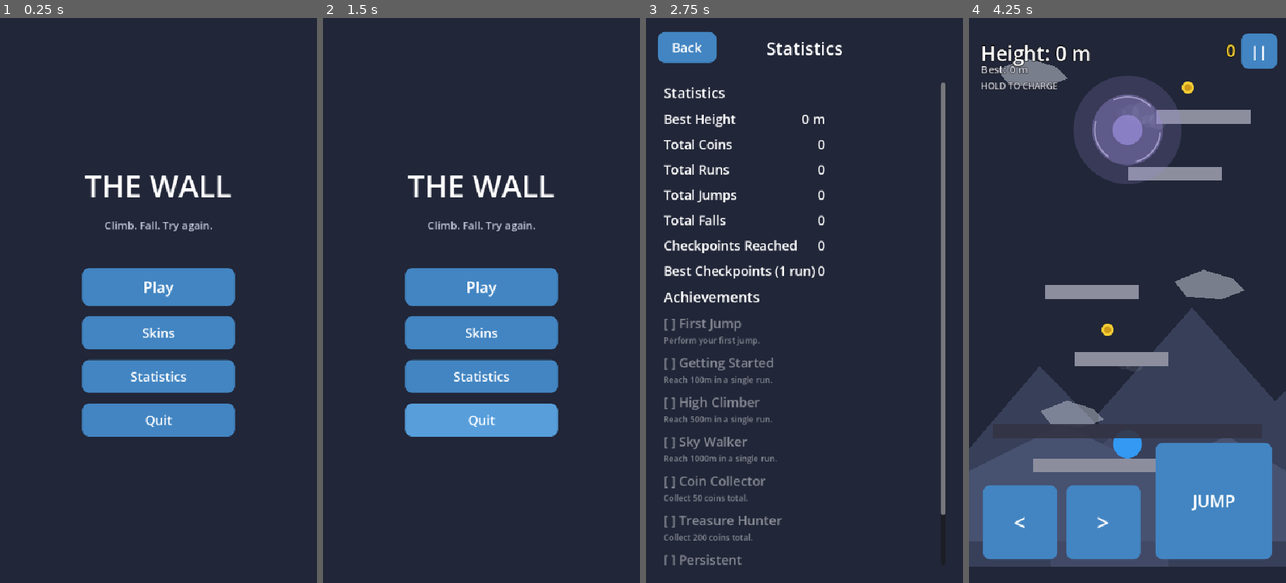
Above: before the commit, frames 1-4 (left to right).
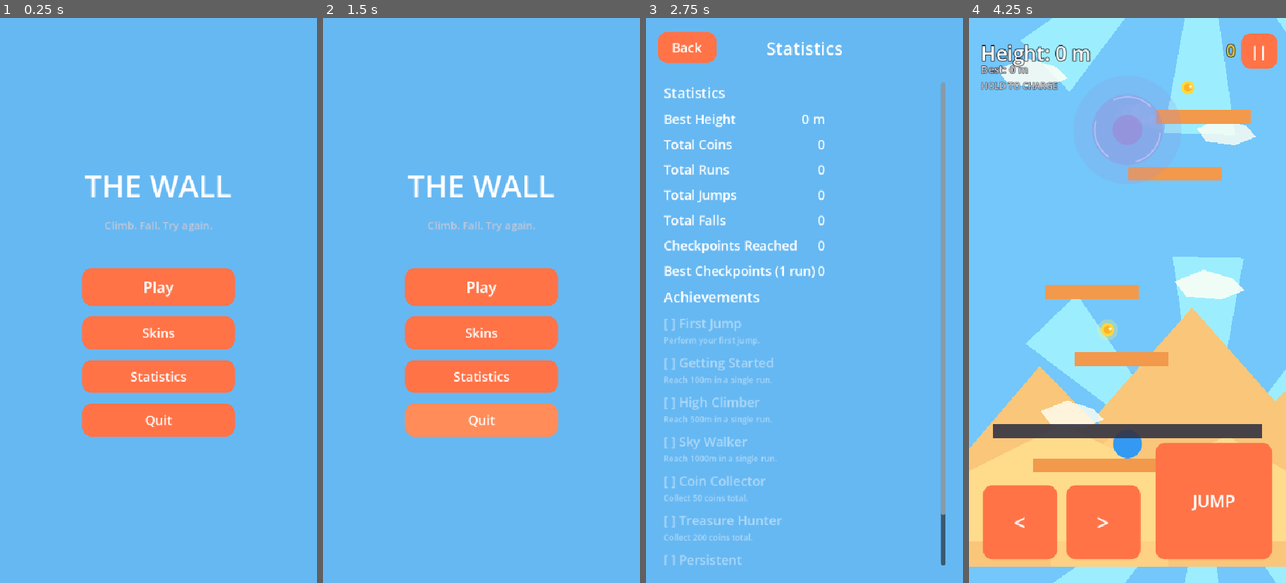
Above: after the commit, the same moments.

Repository: KEVIN-NGUYENDAD/TheWall
Game: Godot game, scene res://scenes/ui/MainMenu.tscn
Two runs of this game, one before a commit and one after it. Both use one fixed random seed, a clock stepped at 60 frames per second and the inputs below.
Inputs:
- Up to frame 1 (0.25 s): no input
- Up to frame 2 (1.5 s): click "Skins" at 0.5 s; click "Back" at 1.25 s
- Up to frame 3 (2.75 s): click "Statistics" at 2 s
- Up to frame 4 (4.25 s): click "Back" at 2.75 s; click "Play" at 3.5 s

The runs differ from the first frame. In frame 1, 99% of the frame differs, in the area x 0-100%, y 0-100%; in frame 2, 99%; in frame 3, 99%; in frame 4, 97%.

Commit message:
Visual atmosphere polish

Diff:
--- a/project.godot
+++ b/project.godot
@@ -61,4 +61,4 @@
 
 rendering_device/driver.windows="d3d12"
 anti_aliasing/quality/msaa_2d=2
-environment/defaults/default_clear_color=Color(0.13, 0.15, 0.22, 1)
+environment/defaults/default_clear_color=Color(0.45, 0.78, 0.98, 1)
--- a/scenes/ui/MainMenu.tscn
+++ b/scenes/ui/MainMenu.tscn
@@ -14,7 +14,7 @@
 anchor_top = 0.0
 anchor_right = 1.0
 anchor_bottom = 1.0
-color = Color(0.13, 0.15, 0.22, 1)
+color = Color(0.4, 0.72, 0.95, 1)
 
 [node name="CenterContainer" type="CenterContainer" parent="."]
 anchor_left = 0.0
--- a/scenes/ui/SkinsScreen.tscn
+++ b/scenes/ui/SkinsScreen.tscn
@@ -14,7 +14,7 @@
 anchor_top = 0.0
 anchor_right = 1.0
 anchor_bottom = 1.0
-color = Color(0.13, 0.15, 0.22, 1)
+color = Color(0.4, 0.72, 0.95, 1)
 
 [node name="TitleLabel" type="Label" parent="."]
 anchor_left = 0.0
--- a/scenes/ui/StatsScreen.tscn
+++ b/scenes/ui/StatsScreen.tscn
@@ -14,7 +14,7 @@
 anchor_top = 0.0
 anchor_right = 1.0
 anchor_bottom = 1.0
-color = Color(0.13, 0.15, 0.22, 1)
+color = Color(0.4, 0.72, 0.95, 1)
 
 [node name="TitleLabel" type="Label" parent="."]
 anchor_left = 0.0
--- a/scenes/ui/theme.tres
+++ b/scenes/ui/theme.tres
@@ -5,47 +5,47 @@
 content_margin_top = 8.0
 content_margin_right = 16.0
 content_margin_bottom = 8.0
-bg_color = Color(0.26, 0.27, 0.32, 1)
-corner_radius_top_left = 12
-corner_radius_top_right = 12
-corner_radius_bottom_right = 12
-corner_radius_bottom_left = 12
+bg_color = Color(0.55, 0.55, 0.58, 1)
+corner_radius_top_left = 16
+corner_radius_top_right = 16
+corner_radius_bottom_right = 16
+corner_radius_bottom_left = 16
 
 [sub_resource type="StyleBoxFlat" id="StyleBoxFlat_2"]
 content_margin_left = 16.0
 content_margin_top = 8.0
 content_margin_right = 16.0
 content_margin_bottom = 8.0
-bg_color = Color(0.34, 0.62, 0.86, 1)
-corner_radius_top_left = 12
-corner_radius_top_right = 12
-corner_radius_bottom_right = 12
-corner_radius_bottom_left = 12
+bg_color = Color(1.0, 0.55, 0.35, 1)
+corner_radius_top_left = 16
+corner_radius_top_right = 16
+corner_radius_bottom_right = 16
+corner_radius_bottom_left = 16
 
 [sub_resource type="StyleBoxFlat" id="StyleBoxFlat_1"]
 content_margin_left = 16.0
 content_margin_top = 8.0
 content_margin_right = 16.0
 content_margin_bottom = 8.0
-bg_color = Color(0.26, 0.52, 0.76, 1)
-corner_radius_top_left = 12
-corner_radius_top_right = 12
-corner_radius_bottom_right = 12
-corner_radius_bottom_left = 12
+bg_color = Color(1.0, 0.45, 0.28, 1)
+corner_radius_top_left = 16
+corner_radius_top_right = 16
+corner_radius_bottom_right = 16
+corner_radius_bottom_left = 16
 
 [sub_resource type="StyleBoxFlat" id="StyleBoxFlat_3"]
 content_margin_left = 16.0
 content_margin_top = 8.0
 content_margin_right = 16.0
 content_margin_bottom = 8.0
-bg_color = Color(0.18, 0.38, 0.56, 1)
-corner_radius_top_left = 12
-corner_radius_top_right = 12
-corner_radius_bottom_right = 12
-corner_radius_bottom_left = 12
+bg_color = Color(0.8, 0.32, 0.18, 1)
+corner_radius_top_left = 16
+corner_radius_top_right = 16
+corner_radius_bottom_right = 16
+corner_radius_bottom_left = 16
 
 [sub_resource type="StyleBoxFlat" id="StyleBoxFlat_5"]
-bg_color = Color(0.16, 0.16, 0.21, 0.95)
+bg_color = Color(0.22, 0.16, 0.24, 0.92)
 corner_radius_top_left = 20
 corner_radius_top_right = 20
 corner_radius_bottom_right = 20
--- a/scenes/world/Checkpoint.tscn
+++ b/scenes/world/Checkpoint.tscn
@@ -12,18 +12,18 @@
 shape = SubResource("RectangleShape2D_1")
 
 [node name="PolePolygon" type="Polygon2D" parent="."]
-color = Color(0.7, 0.7, 0.76, 1)
+color = Color(0.95, 0.35, 0.3, 1)
 antialiased = true
 polygon = PackedVector2Array(-4, -60, 4, -60, 4, 20, -4, 20)
 
 [node name="FlagPolygon" type="Polygon2D" parent="."]
-color = Color(0.85, 0.85, 0.9, 1)
+color = Color(1.0, 0.75, 0.2, 1)
 antialiased = true
-polygon = PackedVector2Array(4, -60, 44, -46, 4, -32)
+polygon = PackedVector2Array(4, -60, 46, -46, 4, -32)
 
 [node name="Glow" type="Polygon2D" parent="."]
 visible = false
-position = Vector2(24, -46)
-color = Color(0.4, 0.95, 0.5, 0.5)
+position = Vector2(25, -46)
+color = Color(0.4, 0.95, 0.5, 0.6)
 antialiased = true
-polygon = PackedVector2Array(16, 0, 11, 11, 0, 16, -11, 11, -16, 0, -11, -11, 0, -16, 11, -11)
+polygon = PackedVector2Array(18, 0, 13, 13, 0, 18, -13, 13, -18, 0, -13, -13, 0, -18, 13, -13)
--- a/scenes/world/CollapsingPlatform.tscn
+++ b/scenes/world/CollapsingPlatform.tscn
@@ -15,7 +15,7 @@
 shape = SubResource("RectangleShape2D_1")
 
 [node name="Polygon2D" type="Polygon2D" parent="."]
-color = Color(0.6, 0.45, 0.35, 1)
+color = Color(1.0, 0.55, 0.2, 1)
 antialiased = true
 polygon = PackedVector2Array(-80, -12, 80, -12, 80, 12, -80, 12)
 
--- a/scenes/world/FakePlatform.tscn
+++ b/scenes/world/FakePlatform.tscn
@@ -3,6 +3,6 @@
 [node name="FakePlatform" type="Node2D"]
 
 [node name="Polygon2D" type="Polygon2D" parent="."]
-color = Color(0.55, 0.56, 0.62, 1)
+color = Color(0.95, 0.6, 0.3, 1)
 antialiased = true
 polygon = PackedVector2Array(-80, -12, 80, -12, 80, 12, -80, 12)
--- a/scenes/world/Main.tscn
+++ b/scenes/world/Main.tscn
@@ -8,6 +8,7 @@
 [ext_resource type="PackedScene" path="res://scenes/world/ShapeAbove.tscn" id="6"]
 [ext_resource type="PackedScene" path="res://scenes/ui/MemoryOverlay.tscn" id="7"]
 [ext_resource type="PackedScene" path="res://scenes/world/WindLayer.tscn" id="8"]
+[ext_resource type="PackedScene" path="res://scenes/world/SunRays.tscn" id="9"]
 
 [node name="Main" type="Node2D"]
 script = ExtResource("1")
@@ -18,33 +19,36 @@
 motion_scale = Vector2(0.2, 0.2)
 motion_mirroring = Vector2(0, 960)
 
+[node name="SunRays" parent="ParallaxBackground/Far" instance=ExtResource("9")]
+position = Vector2(400, -150)
+
 [node name="Mountain1" type="Polygon2D" parent="ParallaxBackground/Far"]
-color = Color(0.22, 0.25, 0.35, 1)
+color = Color(0.98, 0.78, 0.48, 1)
 antialiased = true
 polygon = PackedVector2Array(0, 960, 0, 760, 120, 620, 260, 760, 260, 960)
 
 [node name="Mountain2" type="Polygon2D" parent="ParallaxBackground/Far"]
-color = Color(0.22, 0.25, 0.35, 1)
+color = Color(0.98, 0.78, 0.48, 1)
 antialiased = true
 polygon = PackedVector2Array(220, 960, 220, 700, 380, 520, 540, 700, 540, 960)
 
 [node name="Mountain3" type="Polygon2D" parent="ParallaxBackground/Far"]
-color = Color(0.22, 0.25, 0.35, 1)
+color = Color(0.98, 0.78, 0.48, 1)
 antialiased = true
 polygon = PackedVector2Array(420, 960, 420, 780, 540, 660, 540, 960)
 
 [node name="Mountain4" type="Polygon2D" parent="ParallaxBackground/Far"]
-color = Color(0.26, 0.29, 0.4, 1)
+color = Color(1.0, 0.82, 0.52, 1)
 antialiased = true
 polygon = PackedVector2Array(140, 960, 140, 840, 240, 740, 340, 840, 340, 960)
 
 [node name="Silhouette1" type="Polygon2D" parent="ParallaxBackground/Far"]
-color = Color(0.08, 0.08, 0.12, 0.3)
+color = Color(0.75, 0.55, 0.35, 0.35)
 antialiased = true
 polygon = PackedVector2Array(90, 900, 88, 860, 92, 840, 98, 840, 102, 860, 100, 900)
 
 [node name="Silhouette2" type="Polygon2D" parent="ParallaxBackground/Far"]
-color = Color(0.08, 0.08, 0.12, 0.25)
+color = Color(0.75, 0.55, 0.35, 0.3)
 antialiased = true
 polygon = PackedVector2Array(430, 910, 428, 875, 433, 858, 439, 858, 444, 875, 442, 910)
 
@@ -53,12 +57,12 @@
 motion_mirroring = Vector2(0, 960)
 
 [node name="Hill1" type="Polygon2D" parent="ParallaxBackground/Mid"]
-color = Color(0.28, 0.32, 0.44, 1)
+color = Color(1.0, 0.86, 0.55, 1)
 antialiased = true
 polygon = PackedVector2Array(0, 960, 0, 840, 160, 760, 320, 840, 320, 960)
 
 [node name="Hill2" type="Polygon2D" parent="ParallaxBackground/Mid"]
-color = Color(0.28, 0.32, 0.44, 1)
+color = Color(1.0, 0.86, 0.55, 1)
 antialiased = true
 polygon = PackedVector2Array(260, 960, 260, 860, 440, 780, 540, 840, 540, 960)
 
@@ -67,19 +71,24 @@
 motion_mirroring = Vector2(0, 960)
 
 [node name="Cloud1" type="Polygon2D" parent="ParallaxBackground/Near"]
-color = Color(0.9, 0.92, 0.96, 0.45)
+color = Color(1.0, 1.0, 0.96, 0.85)
 antialiased = true
 polygon = PackedVector2Array(40, 200, 90, 180, 140, 195, 160, 215, 120, 230, 60, 225)
 
 [node name="Cloud2" type="Polygon2D" parent="ParallaxBackground/Near"]
-color = Color(0.9, 0.92, 0.96, 0.45)
+color = Color(1.0, 1.0, 0.96, 0.85)
 antialiased = true
 polygon = PackedVector2Array(320, 560, 370, 540, 420, 555, 440, 575, 400, 590, 340, 585)
 
 [node name="Cloud3" type="Polygon2D" parent="ParallaxBackground/Near"]
-color = Color(0.9, 0.92, 0.96, 0.4)
+color = Color(1.0, 1.0, 0.96, 0.8)
 antialiased = true
 polygon = PackedVector2Array(160, 780, 205, 762, 250, 776, 268, 794, 232, 808, 178, 803)
+
+[node name="Cloud4" type="Polygon2D" parent="ParallaxBackground/Near"]
+color = Color(1.0, 1.0, 0.96, 0.8)
+antialiased = true
+polygon = PackedVector2Array(380, 300, 420, 282, 465, 296, 480, 314, 445, 328, 395, 322)
 
 [node name="ShapeAbove" parent="." instance=ExtResource("6")]
 
--- a/scenes/world/MovingPlatform.tscn
+++ b/scenes/world/MovingPlatform.tscn
@@ -13,6 +13,6 @@
 shape = SubResource("RectangleShape2D_1")
 
 [node name="Polygon2D" type="Polygon2D" parent="."]
-color = Color(0.35, 0.5, 0.75, 1)
+color = Color(0.25, 0.85, 0.85, 1)
 antialiased = true
 polygon = PackedVector2Array(-80, -12, 80, -12, 80, 12, -80, 12)
--- a/scenes/world/Platform.tscn
+++ b/scenes/world/Platform.tscn
@@ -9,6 +9,6 @@
 shape = SubResource("RectangleShape2D_1")
 
 [node name="Polygon2D" type="Polygon2D" parent="."]
-color = Color(0.55, 0.56, 0.62, 1)
+color = Color(0.95, 0.6, 0.3, 1)
 antialiased = true
 polygon = PackedVector2Array(-80, -12, 80, -12, 80, 12, -80, 12)
--- /dev/null
+++ b/scenes/world/SunRays.tscn
@@ -0,0 +1,6 @@
+[gd_scene load_steps=2 format=3]
+
+[ext_resource type="Script" path="res://scripts/world/SunRays.gd" id="1"]
+
+[node name="SunRays" type="Node2D"]
+script = ExtResource("1")
--- a/scripts/autoload/AudioManager.gd
+++ b/scripts/autoload/AudioManager.gd
@@ -15,9 +15,9 @@
 		add_child(p)
 		_voices.append(p)
 
-	_cache["jump"] = _make_tone(520.0, 0.12, 0.35)
+	_cache["jump"] = _make_sweep(440.0, 900.0, 0.15, 0.35)
 	_cache["coin"] = _make_tone(1046.0, 0.08, 0.3)
-	_cache["checkpoint"] = _make_chime([523.0, 659.0, 880.0], 0.11, 0.32)
+	_cache["checkpoint"] = _make_chime([523.0, 659.0, 784.0, 1046.5], 0.1, 0.34)
 	_cache["death"] = _make_tone(160.0, 0.35, 0.35)
 	_cache["click"] = _make_tone(740.0, 0.05, 0.25)
 	_cache["unlock"] = _make_chime([523.0, 659.0, 784.0], 0.1, 0.3)
--- a/scripts/autoload/MusicManager.gd
+++ b/scripts/autoload/MusicManager.gd
@@ -161,7 +161,7 @@
 # THE VOID — mysterious, epic, tension. Low dissonant interval, deep driving kick, sudden stings.
 func _make_void_track() -> AudioStreamWAV:
 	var duration: float = 8.0
-	var freqs: Array = [98.00, 103.83, 146.83, 195.99]
+	var freqs: Array = [98.00, 116.54, 146.83, 195.99]
 	var q_freqs: Array = []
 	for f in freqs:
 		q_freqs.append(_quantize_freq(f, duration))
--- a/scripts/world/Checkpoint.gd
+++ b/scripts/world/Checkpoint.gd
@@ -19,20 +19,20 @@
 	if not body.is_in_group("player"):
 		return
 	is_active = true
-	flag_polygon.color = Color(0.3, 0.9, 0.4)
+	flag_polygon.color = Color(0.35, 0.95, 0.45)
 	_celebrate()
 	activated.emit(self)
 
 
 func _celebrate() -> void:
 	var flag_tween: Tween = create_tween()
-	flag_tween.tween_property(flag_polygon, "scale", Vector2(1.6, 1.6), 0.12)
-	flag_tween.tween_property(flag_polygon, "scale", Vector2(1.0, 1.0), 0.25)
+	flag_tween.tween_property(flag_polygon, "scale", Vector2(1.9, 1.9), 0.1)
+	flag_tween.tween_property(flag_polygon, "scale", Vector2(1.0, 1.0), 0.3)
 
 	glow.visible = true
 	glow.scale = Vector2(0.3, 0.3)
 	glow.modulate.a = 1.0
 	var glow_tween: Tween = create_tween()
-	glow_tween.tween_property(glow, "scale", Vector2(5.0, 5.0), 0.45)
-	glow_tween.parallel().tween_property(glow, "modulate:a", 0.0, 0.45)
+	glow_tween.tween_property(glow, "scale", Vector2(7.0, 7.0), 0.5)
+	glow_tween.parallel().tween_property(glow, "modulate:a", 0.0, 0.5)
 	glow_tween.tween_callback(func(): glow.visible = false)
--- a/scripts/world/Coin.gd
+++ b/scripts/world/Coin.gd
@@ -2,9 +2,12 @@
 
 signal collected
 
-const RADIUS: float = 10.0
+const RADIUS: float = 11.0
+const GLOW_COLOR: Color = Color(1.0, 0.95, 0.4, 0.35)
+const SPARKLE_COLOR: Color = Color(1.0, 1.0, 0.9, 1.0)
 
 var is_collected: bool = false
+var _t: float = randf() * TAU
 
 
 func _ready() -> void:
@@ -12,6 +15,7 @@
 
 
 func _process(delta: float) -> void:
+	_t += delta
 	rotation += 3.0 * delta
 	queue_redraw()
 
@@ -25,5 +29,23 @@
 
 
 func _draw() -> void:
-	draw_circle(Vector2.ZERO, RADIUS, Color(0.95, 0.8, 0.2), true, -1.0, true)
-	draw_circle(Vector2.ZERO, RADIUS * 0.55, Color(0.8, 0.6, 0.1), true, -1.0, true)
+	var pulse: float = 0.6 + 0.4 * sin(_t * 4.0)
+	draw_circle(Vector2.ZERO, RADIUS * 2.0 * pulse, Color(GLOW_COLOR.r, GLOW_COLOR.g, GLOW_COLOR.b, GLOW_COLOR.a * pulse), true, -1.0, true)
+
+	draw_circle(Vector2.ZERO, RADIUS, Color(1.0, 0.85, 0.25), true, -1.0, true)
+	draw_circle(Vector2.ZERO, RADIUS * 0.6, Color(1.0, 0.7, 0.15), true, -1.0, true)
+	draw_circle(Vector2(-RADIUS * 0.3, -RADIUS * 0.3), RADIUS * 0.2, Color(1.0, 1.0, 0.85, 0.9), true, -1.0, true)
+
+	for i in range(3):
+		var sparkle_phase: float = fmod(_t * 0.6 + i * 0.9, TAU)
+		if sparkle_phase < 1.2:
+			var s_alpha: float = 1.0 - (sparkle_phase / 1.2)
+			var s_angle: float = i * 2.4
+			var s_dist: float = RADIUS * 1.6
+			var s_pos: Vector2 = Vector2(cos(s_angle), sin(s_angle)) * s_dist
+			_draw_sparkle(s_pos, 4.0 * s_alpha, Color(SPARKLE_COLOR.r, SPARKLE_COLOR.g, SPARKLE_COLOR.b, s_alpha))
+
+
+func _draw_sparkle(pos: Vector2, size: float, color: Color) -> void:
+	draw_line(pos + Vector2(-size, 0), pos + Vector2(size, 0), color, 1.5, true)
+	draw_line(pos + Vector2(0, -size), pos + Vector2(0, size), color, 1.5, true)
--- a/scripts/world/CommonBird.gd
+++ b/scripts/world/CommonBird.gd
@@ -1,9 +1,10 @@
 extends Node2D
 
-const SPEED: float = 80.0
-const BOB_AMOUNT: float = 10.0
+const SPEED: float = 85.0
+const BOB_AMOUNT: float = 12.0
 const LIFETIME: float = 14.0
-const COLOR: Color = Color(0.1, 0.1, 0.13, 0.9)
+const BODY_COLOR: Color = Color(0.25, 0.55, 0.95, 1.0)
+const BELLY_COLOR: Color = Color(1.0, 0.7, 0.25, 1.0)
 
 var direction: float = 1.0
 
@@ -30,22 +31,25 @@
 
 func _draw() -> void:
 	var flap: float = sin(_t)
-	var lift: float = flap * 7.0
+	var lift: float = flap * 11.0
 
-	# body: small filled teardrop with a short tail and beak for a clear front/back
+	# body: bright rounded teardrop with a warm belly patch and a clear beak/tail for orientation
 	var body: PackedVector2Array = PackedVector2Array([
-		Vector2(6, 0), Vector2(3, -3), Vector2(-2, -2.5), Vector2(-7, 0),
-		Vector2(-2, 2.5), Vector2(3, 3),
+		Vector2(10, 0), Vector2(5, -5), Vector2(-3, -4), Vector2(-11, 0),
+		Vector2(-3, 4), Vector2(5, 5),
 	])
-	draw_colored_polygon(body, COLOR)
+	draw_colored_polygon(body, BODY_COLOR)
+	draw_circle(Vector2(-1, 1.5), 4.5, BELLY_COLOR, true, -1.0, true)
+	draw_colored_polygon(PackedVector2Array([Vector2(9, -1), Vector2(14, 0), Vector2(9, 1)]), Color(1.0, 0.6, 0.15, 1.0))
 
-	# wings: filled shapes whose tips rise and fall together (real flap motion, not a static V)
+	# wings: triangles (always a simple, non-self-intersecting polygon at any flap angle)
+	# whose tip rises and falls with the flap cycle for real wing motion.
 	var wing_template: PackedVector2Array = PackedVector2Array([
-		Vector2(-1, -1), Vector2(-16, -3 - lift), Vector2(-10, 1), Vector2(-3, 2),
+		Vector2(-1, -1), Vector2(-24, -4 - lift), Vector2(-4, 3),
 	])
-	draw_colored_polygon(wing_template, COLOR)
+	draw_colored_polygon(wing_template, BODY_COLOR)
 
 	var wing_mirrored: PackedVector2Array = PackedVector2Array()
 	for p in wing_template:
 		wing_mirrored.append(Vector2(-p.x, p.y))
-	draw_colored_polygon(wing_mirrored, COLOR)
+	draw_colored_polygon(wing_mirrored, BODY_COLOR)
--- a/scripts/world/Main.gd
+++ b/scripts/world/Main.gd
@@ -59,29 +59,29 @@
 const VOID_INTENSITY_CAP_M: float = 1500.0
 const ZONE_TRANSITION_TIME: float = 2.5
 
-const RUINS_PLATFORM_COLOR: Color = Color(0.55, 0.56, 0.62, 1)
-const SKY_PLATFORM_COLOR: Color = Color(0.65, 0.75, 0.9, 1)
-const VOID_PLATFORM_COLOR: Color = Color(0.3, 0.28, 0.36, 1)
+const RUINS_PLATFORM_COLOR: Color = Color(0.95, 0.6, 0.3, 1)
+const SKY_PLATFORM_COLOR: Color = Color(0.35, 0.8, 1.0, 1)
+const VOID_PLATFORM_COLOR: Color = Color(0.78, 0.42, 0.92, 1)
 
 const ZONE_SKY_COLORS: Dictionary = {
-	0: Color(0.13, 0.15, 0.22, 1),
-	1: Color(0.55, 0.72, 0.88, 1),
-	2: Color(0.03, 0.03, 0.06, 1),
+	0: Color(0.45, 0.78, 0.98, 1),
+	1: Color(0.3, 0.65, 1.0, 1),
+	2: Color(0.6, 0.4, 0.85, 1),
 }
 const ZONE_MOUNTAIN_COLORS: Dictionary = {
-	0: Color(0.22, 0.25, 0.35, 1),
-	1: Color(0.6, 0.72, 0.85, 1),
-	2: Color(0.07, 0.06, 0.11, 1),
+	0: Color(0.98, 0.78, 0.48, 1),
+	1: Color(0.75, 0.9, 1.0, 1),
+	2: Color(0.8, 0.55, 0.95, 1),
 }
 const ZONE_HILL_COLORS: Dictionary = {
-	0: Color(0.28, 0.32, 0.44, 1),
-	1: Color(0.7, 0.8, 0.9, 1),
-	2: Color(0.1, 0.09, 0.15, 1),
+	0: Color(1.0, 0.86, 0.55, 1),
+	1: Color(0.85, 0.95, 1.0, 1),
+	2: Color(0.88, 0.68, 1.0, 1),
 }
 const ZONE_CLOUD_COLORS: Dictionary = {
-	0: Color(0.9, 0.92, 0.96, 0.45),
-	1: Color(1.0, 1.0, 1.0, 0.75),
-	2: Color(0.3, 0.28, 0.4, 0.25),
+	0: Color(1.0, 1.0, 0.96, 0.85),
+	1: Color(1.0, 1.0, 1.0, 0.9),
+	2: Color(0.97, 0.9, 1.0, 0.75),
 }
 
 @onready var player: CharacterBody2D = $Player
@@ -97,7 +97,8 @@
 ]
 @onready var hills: Array = [$ParallaxBackground/Mid/Hill1, $ParallaxBackground/Mid/Hill2]
 @onready var clouds: Array = [
-	$ParallaxBackground/Near/Cloud1, $ParallaxBackground/Near/Cloud2, $ParallaxBackground/Near/Cloud3,
+	$ParallaxBackground/Near/Cloud1, $ParallaxBackground/Near/Cloud2,
+	$ParallaxBackground/Near/Cloud3, $ParallaxBackground/Near/Cloud4,
 ]
 
 var spawn_position: Vector2
@@ -110,7 +111,7 @@
 var checkpoints: Array = []
 var tutorial_hidden: bool = false
 var current_zone: int = 0
-var current_sky_color: Color = Color(0.13, 0.15, 0.22, 1)
+var current_sky_color: Color = Color(0.45, 0.78, 0.98, 1)
 var active_markers: Array = []
 var bonus_height_m: float = 0.0
 var cloud_drift_t: float = 0.0
@@ -193,9 +194,9 @@
 	platform.position = Vector2(x, y)
 	add_child(platform)
 
-	if is_normal:
+	if is_normal or scene == FAKE_PLATFORM_SCENE:
 		_apply_zone_platform_color(platform, height)
-		if i > 0 and height >= SAFE_ZONE_HEIGHT_M and randf() < NEST_CHANCE:
+		if is_normal and i > 0 and height >= SAFE_ZONE_HEIGHT_M and randf() < NEST_CHANCE:
 			_spawn_nest(Vector2(x, y - 40.0))
 
 	return platform
@@ -537,6 +538,9 @@
 	AudioManager.play("checkpoint")
 	hud.show_toast("Checkpoint! %dm" % checkpoint.height_meters)
 	player.shake_camera(CHECKPOINT_SHAKE_STRENGTH, CHECKPOINT_SHAKE_DURATION)
+	_spawn_particle_burst(checkpoint.global_position, Color(1.0, 0.3, 0.3, 0.95), 6, 130.0, 0.5)
+	_spawn_particle_burst(checkpoint.global_position, Color(1.0, 0.85, 0.2, 0.95), 6, 150.0, 0.55)
+	_spawn_particle_burst(checkpoint.global_position, Color(0.3, 0.7, 1.0, 0.95), 6, 140.0, 0.5)
 
 
 func _nearest_checkpoint_distance(height: float) -> float:
--- a/scripts/world/PredatorBird.gd
+++ b/scripts/world/PredatorBird.gd
@@ -6,9 +6,10 @@
 const DIVE_SPEED: float = 340.0
 const LIFETIME: float = 4.0
 const KNOCKBACK_STRENGTH: float = 500.0
-const COLOR: Color = Color(0.55, 0.12, 0.15, 1.0)
-const WARNING_COLOR: Color = Color(0.95, 0.35, 0.1, 1.0)
-const EYE_COLOR: Color = Color(0.95, 0.85, 0.2, 1.0)
+const COLOR: Color = Color(0.95, 0.3, 0.15, 1.0)
+const ACCENT_COLOR: Color = Color(1.0, 0.75, 0.15, 1.0)
+const WARNING_COLOR: Color = Color(1.0, 0.55, 0.1, 1.0)
+const EYE_COLOR: Color = Color(1.0, 1.0, 0.3, 1.0)
 
 var dive_velocity: Vector2 = Vector2.ZERO
 
@@ -64,34 +65,36 @@
 
 func _body_polygon() -> PackedVector2Array:
 	return PackedVector2Array([
-		Vector2(0, -14), Vector2(5, -6), Vector2(4, 6), Vector2(0, 13),
-		Vector2(-4, 6), Vector2(-5, -6),
+		Vector2(0, -18), Vector2(6, -8), Vector2(5, 8), Vector2(0, 17),
+		Vector2(-5, 8), Vector2(-6, -8),
 	])
 
 
 func _draw() -> void:
 	if not _diving:
 		var pulse: float = 0.6 + 0.4 * sin(_telegraph_t * TAU * 3.0)
-		draw_circle(Vector2.ZERO, 30.0, Color(WARNING_COLOR.r, WARNING_COLOR.g, WARNING_COLOR.b, 0.22 * pulse), true, -1.0, true)
+		draw_circle(Vector2.ZERO, 38.0, Color(WARNING_COLOR.r, WARNING_COLOR.g, WARNING_COLOR.b, 0.25 * pulse), true, -1.0, true)
 
 		var flap: float = sin(_telegraph_t * TAU * 4.0)
-		var spread: float = 14.0 + flap * 6.0
+		var spread: float = 18.0 + flap * 8.0
 		var body_color: Color = Color(COLOR.r, COLOR.g, COLOR.b, pulse)
 
 		draw_colored_polygon(_body_polygon(), body_color)
+		draw_colored_polygon(PackedVector2Array([Vector2(-3, 2), Vector2(3, 2), Vector2(0, 10)]), Color(ACCENT_COLOR.r, ACCENT_COLOR.g, ACCENT_COLOR.b, pulse))
 		var left_wing: PackedVector2Array = PackedVector2Array([
-			Vector2(-3, -2), Vector2(-spread - 10, -2 - flap * 4), Vector2(-spread, 6), Vector2(-4, 5),
+			Vector2(-4, -3), Vector2(-spread - 13, -3 - flap * 5), Vector2(-5, 6),
 		])
 		draw_colored_polygon(left_wing, body_color)
 		var right_wing: PackedVector2Array = PackedVector2Array()
 		for p in left_wing:
 			right_wing.append(Vector2(-p.x, p.y))
 		draw_colored_polygon(right_wing, body_color)
-		draw_circle(Vector2(0, -9), 2.0, EYE_COLOR, true, -1.0, true)
+		draw_circle(Vector2(0, -12), 2.6, EYE_COLOR, true, -1.0, true)
 	else:
 		draw_colored_polygon(_body_polygon(), COLOR)
+		draw_colored_polygon(PackedVector2Array([Vector2(-3, 2), Vector2(3, 2), Vector2(0, 10)]), ACCENT_COLOR)
 		var left_wing: PackedVector2Array = PackedVector2Array([
-			Vector2(-3, -4), Vector2(-22, 4), Vector2(-10, 8), Vector2(-4, 4),
+			Vector2(-4, -5), Vector2(-28, 5), Vector2(-5, 5),
 		])
 		draw_colored_polygon(left_wing, COLOR)
 		var right_wing: PackedVector2Array = PackedVector2Array()
--- /dev/null
+++ b/scripts/world/SunRays.gd
@@ -0,0 +1,34 @@
+extends Node2D
+
+const RAY_COUNT: int = 8
+const RADIUS: float = 380.0
+const ROTATE_SPEED: float = 0.03
+const SUN_COLOR: Color = Color(1.0, 0.95, 0.7, 0.9)
+const RAY_COLOR: Color = Color(1.0, 0.95, 0.75, 0.16)
+
+var _t: float = 0.0
+
+
+func _ready() -> void:
+	var mat := CanvasItemMaterial.new()
+	mat.blend_mode = CanvasItemMaterial.BLEND_MODE_ADD
+	material = mat
+
+
+func _process(delta: float) -> void:
+	_t += delta
+	rotation = _t * ROTATE_SPEED
+	queue_redraw()
+
+
+func _draw() -> void:
+	for i in range(RAY_COUNT):
+		var angle: float = i * TAU / RAY_COUNT
+		var half_width: float = 0.16
+		var p1: Vector2 = Vector2.ZERO
+		var p2: Vector2 = Vector2(cos(angle - half_width), sin(angle - half_width)) * RADIUS
+		var p3: Vector2 = Vector2(cos(angle + half_width), sin(angle + half_width)) * RADIUS
+		draw_colored_polygon(PackedVector2Array([p1, p2, p3]), RAY_COLOR)
+
+	draw_circle(Vector2.ZERO, 46.0, Color(SUN_COLOR.r, SUN_COLOR.g, SUN_COLOR.b, 0.3), true, -1.0, true)
+	draw_circle(Vector2.ZERO, 28.0, SUN_COLOR, true, -1.0, true)
--- a/scripts/world/WhiteBird.gd
+++ b/scripts/world/WhiteBird.gd
@@ -2,12 +2,16 @@
 
 signal collected(bonus_height_m: float)
 
-const SPEED: float = 100.0
+const SPEED: float = 105.0
 const LIFETIME: float = 12.0
 const HEIGHT_BONUS_M: float = 5.0
 const COLOR: Color = Color(1.0, 1.0, 0.98, 1.0)
-const GLOW_COLOR: Color = Color(1.0, 0.98, 0.85, 0.25)
-const TRAIL_LENGTH: int = 8
+const GLOW_COLOR: Color = Color(1.0, 0.95, 0.6, 0.3)
+const TRAIL_LENGTH: int = 10
+const TRAIL_COLORS: Array = [
+	Color(1.0, 0.5, 0.5), Color(1.0, 0.85, 0.4), Color(0.6, 1.0, 0.6),
+	Color(0.5, 0.85, 1.0), Color(0.8, 0.6, 1.0),
+]
 
 var direction: float = 1.0
 
@@ -30,7 +34,7 @@
 		return
 	_t += delta * 6.0
 	position.x += SPEED * direction * delta
-	position.y = _start_y + sin(_t * 0.5) * 14.0
+	position.y = _start_y + sin(_t * 0.5) * 16.0
 	scale.x = -abs(scale.x) if direction < 0.0 else abs(scale.x)
 
 	_trail.push_front(global_position)
@@ -52,23 +56,25 @@
 	for i in range(_trail.size()):
 		var local_pos: Vector2 = (_trail[i] - global_position) * Vector2(sign(scale.x), 1.0)
 		var t_frac: float = float(i) / float(TRAIL_LENGTH)
-		var alpha: float = 0.5 * (1.0 - t_frac)
-		var size: float = lerp(3.5, 0.5, t_frac)
-		draw_circle(local_pos, size, Color(1.0, 1.0, 1.0, alpha), true, -1.0, true)
+		var alpha: float = 0.6 * (1.0 - t_frac)
+		var size: float = lerp(4.0, 0.5, t_frac)
+		var c: Color = TRAIL_COLORS[i % TRAIL_COLORS.size()]
+		draw_circle(local_pos, size, Color(c.r, c.g, c.b, alpha), true, -1.0, true)
 
-	draw_circle(Vector2.ZERO, 26.0, GLOW_COLOR, true, -1.0, true)
+	draw_circle(Vector2.ZERO, 30.0, GLOW_COLOR, true, -1.0, true)
 
 	var flap: float = sin(_t)
-	var lift: float = flap * 8.0
+	var lift: float = flap * 10.0
 
 	var body: PackedVector2Array = PackedVector2Array([
-		Vector2(8, 0), Vector2(4, -4), Vector2(-3, -3), Vector2(-9, 0),
-		Vector2(-3, 3), Vector2(4, 4),
+		Vector2(11, 0), Vector2(5, -5), Vector2(-4, -4), Vector2(-12, 0),
+		Vector2(-4, 4), Vector2(5, 5),
 	])
 	draw_colored_polygon(body, COLOR)
+	draw_colored_polygon(PackedVector2Array([Vector2(10, -1), Vector2(15, 0), Vector2(10, 1)]), Color(1.0, 0.85, 0.3, 1.0))
 
 	var wing_template: PackedVector2Array = PackedVector2Array([
-		Vector2(-1, -1), Vector2(-19, -4 - lift), Vector2(-12, 1), Vector2(-4, 2.5),
+		Vector2(-1, -1), Vector2(-25, -5 - lift), Vector2(-5, 3),
 	])
 	draw_colored_polygon(wing_template, COLOR)
 
Not shown: 1 places in scenes/world/Main.tscn that only renumber resources
Not shown, added: scripts/world/SunRays.gd.uid
